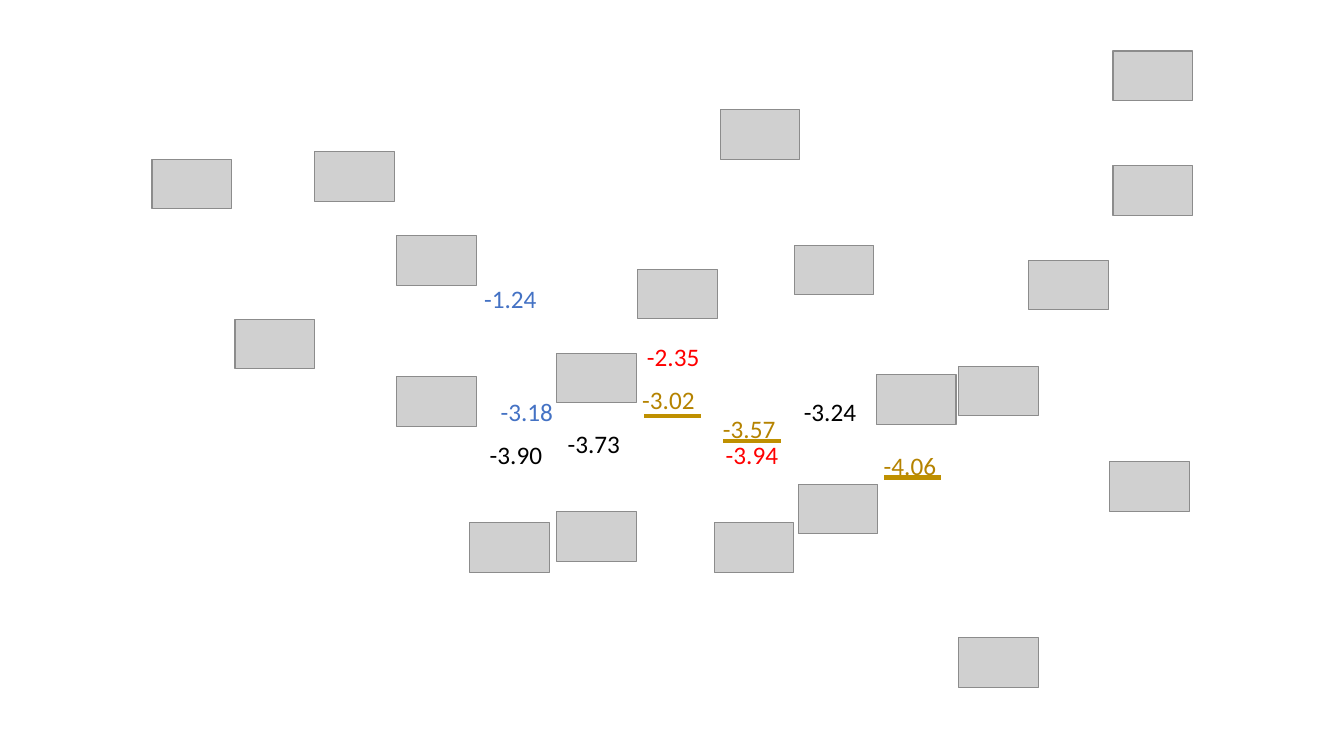
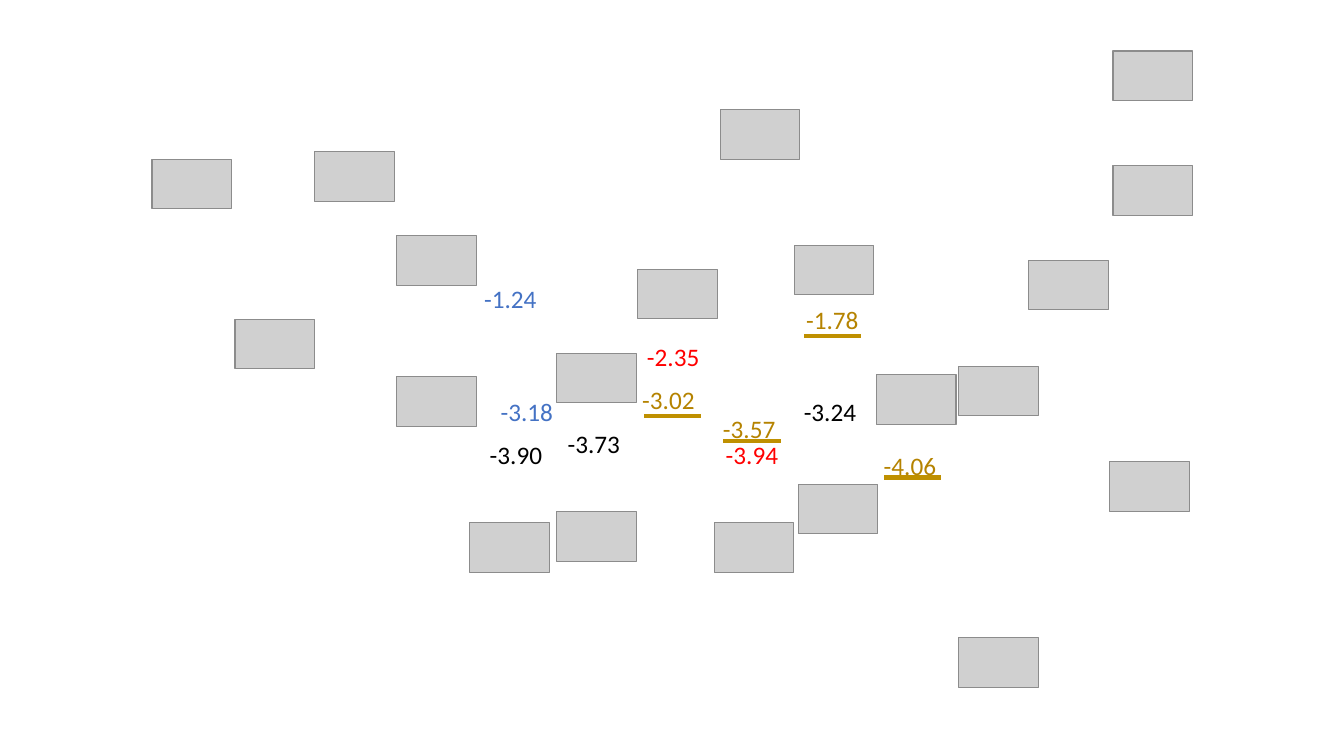
Before and after one commit to rzk1/ullmann, a slide deck: slide 3 of EnergyFile.pptx. Drawn at 1344x756 pixels with LibreOffice and Linux fonts; fonts in the diff are those of the drawing; grey boxes stand for pictures; background and template pictures are left out. Boxes give left, top, right and bottom in pixels: in the first picture for what was removed or moved away, otherwise in the second. Text is boxed around its words. In the diff, an @@ line names an element or a change of style, - is before the commit and + after.

```diff
--- a/EnergyFile.pptx
+++ b/EnergyFile.pptx
@@ text added at bbox=[806, 311, 858, 336], 18 pt, text #B58300 @@
+-1.78
@@ line added from (805, 336) to (862, 336), #BF9000 3 pt @@
```
Also in this commit, not shown: 1 slide added, 2 other files.
